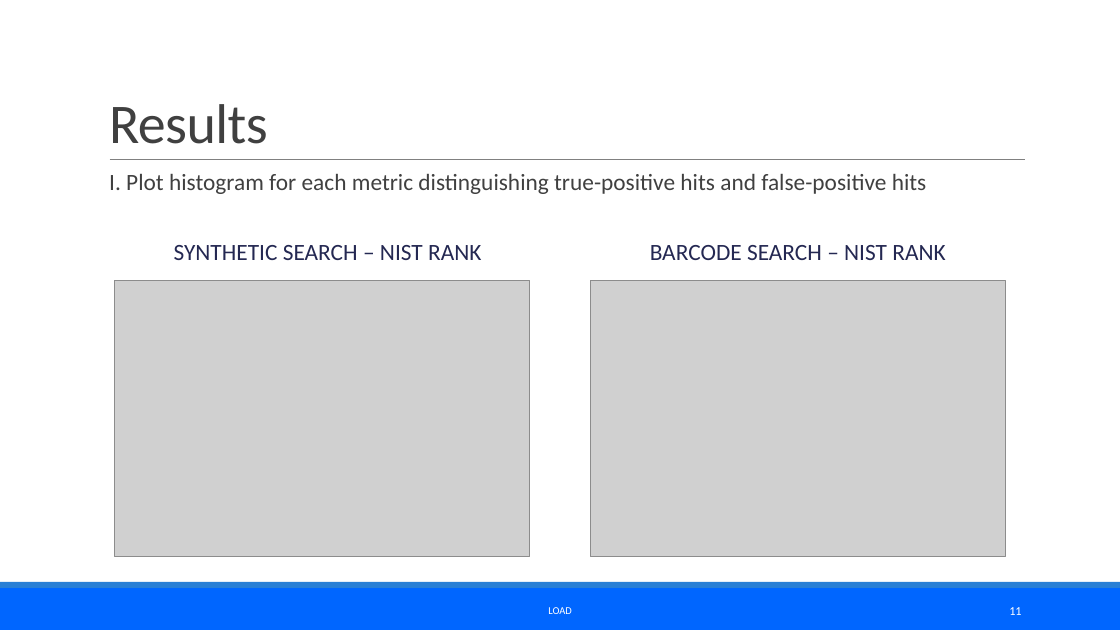
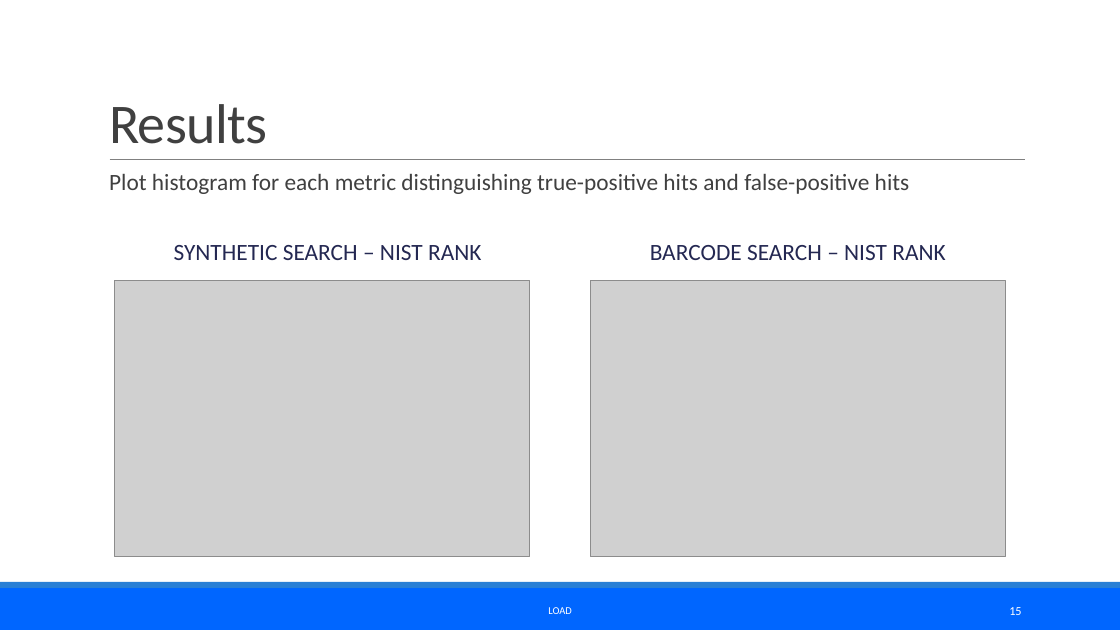
Before and after one commit to jozef1v/MS_Synthetic_Library, a slide deck: slide 15 of Presentation/Prezentácia_MS_Library.pptx (slide 11 before the commit). Drawn at 1120x630 pixels with LibreOffice and Linux fonts; fonts in the diff are those of the drawing; grey boxes stand for pictures. Boxes give left, top, right and bottom in pixels: in the first picture for what was removed or moved away, otherwise in the second. Text is boxed around its words. In the diff, an @@ line names an element or a change of style, - is before the commit and + after.

```diff
--- a/Presentation/Prezentácia_MS_Library.pptx
+++ b/Presentation/Prezentácia_MS_Library.pptx
@@ text at bbox=[109, 174, 910, 194]: text changed @@
-  I. Plot histogram for each metric distinguishing true-positive hits and false-positive hits
+  Plot histogram for each metric distinguishing true-positive hits and false-positive hits
@@ page number at bbox=[1009, 607, 1021, 615]: text changed @@
-11
+15
```
Also in this commit, not shown: 13 other slides changed, 2 slides added, 20 other files.
